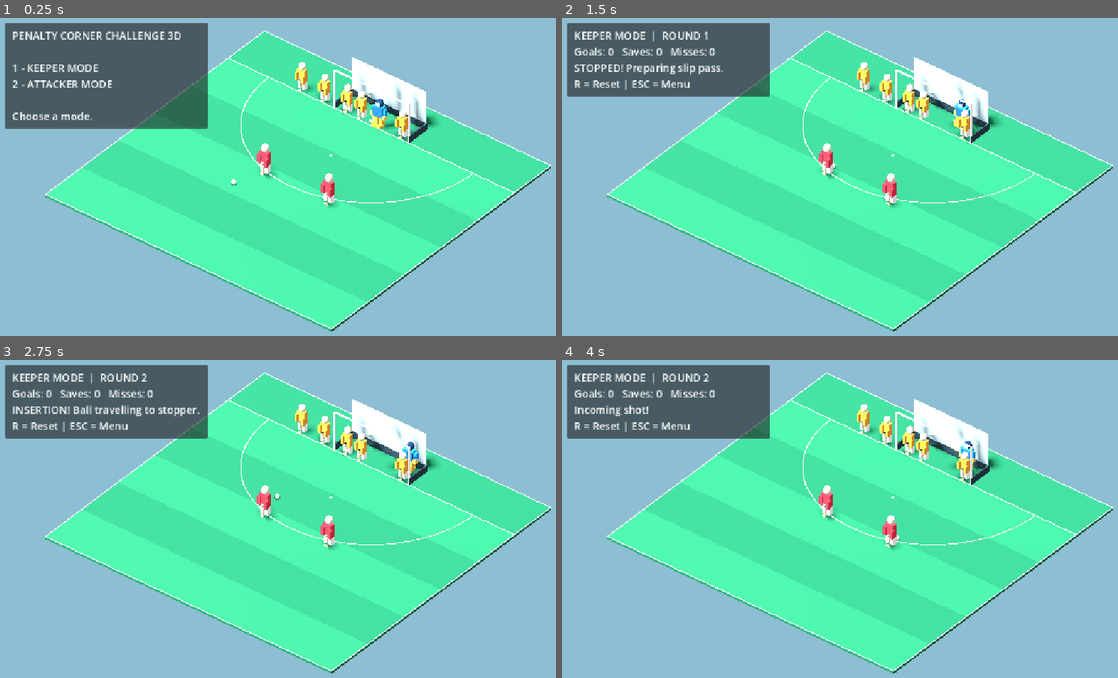
Above: before the commit, frames 1-4 (two rows, left to right).
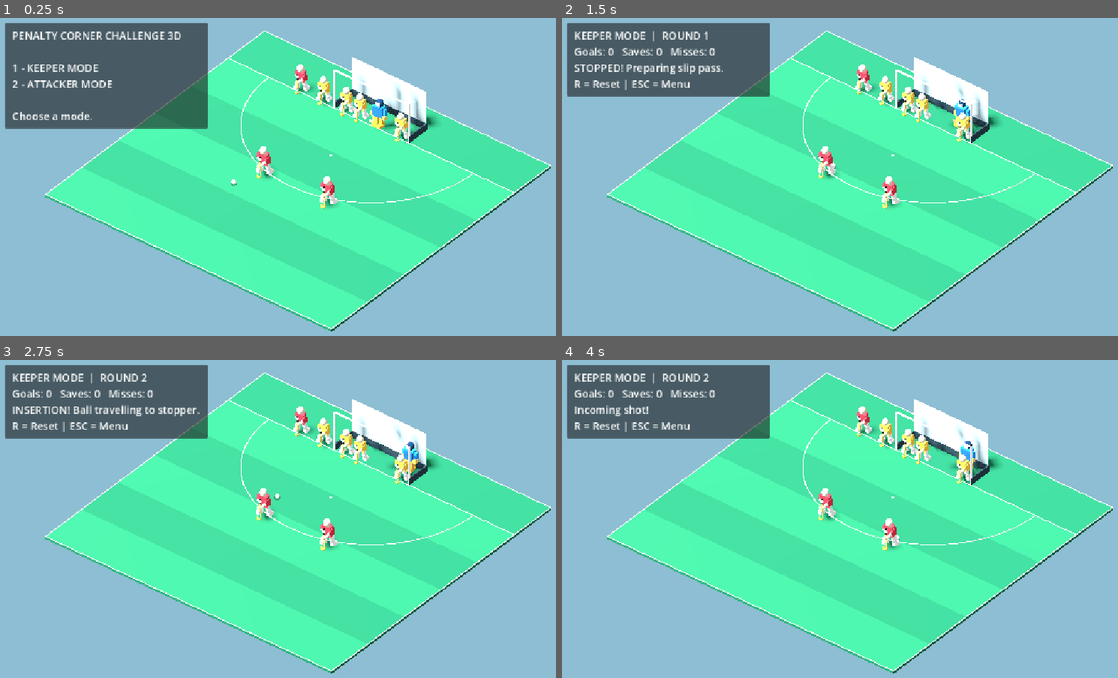
Above: after the commit, the same moments.

Repository: affarf/penalty-corner-challenge-3d
Game: Godot game, scene res://scenes/main_3d.tscn
Two runs of this game, one before a commit and one after it. Both use one fixed random seed, a clock stepped at 60 frames per second and the inputs below.
Inputs:
- Up to frame 1 (0.25 s): no input
- Up to frame 2 (1.5 s): tap Enter at 0.5 s; hold D (move_right) 0.53-1.28 s; tap 1 at 0.6 s; tap Space at 0.77 s; hold S (move_down) from 1.28 s (still down); tap 2 at 1.35 s
- Up to frame 3 (2.75 s): tap Space at 1.52 s; release S (move_down) at 2.03 s; hold D (move_right) from 2.03 s (still down); tap R at 2.1 s
- Up to frame 4 (4 s): release D (move_right) at 2.78 s; hold W (move_up) 2.78-3.53 s; tap E at 2.85 s; tap Space at 3.02, 3.77 s; hold A (move_left) from 3.53 s (still down); tap 3 at 3.6 s

The runs differ from the first frame. In frame 1, 1.1% of the frame differs, in the area x 46-74%, y 13-60%; in frame 2, 1.1%; in frame 3, 1.1%, in the area x 46-75%, y 13-60%; in frame 4, 1.1%.

Commit message:
Fix the stick handling position

Diff:
--- a/scenes/main_3d.tscn
+++ b/scenes/main_3d.tscn
@@ -19,12 +19,10 @@
 
 [node name="Attacker1" parent="." unique_id=359548197 instance=ExtResource("4_le0cj")]
 transform = Transform3D(1.1, 0, 0, 0, 1.1, 0, 0, 0, 1.1, -3, 0, -7.08)
-shirt_color = Color(0.8627451, 0.20784314, 0.27058825, 1)
 height_scale = 1.2
 
 [node name="Attacker2" parent="." unique_id=1811710993 instance=ExtResource("4_le0cj")]
 transform = Transform3D(1.1, 0, 0, 0, 1.1, 0, 0, 0, 1.1, 4, 0, -7.08)
-shirt_color = Color(0.8627451, 0.20784314, 0.27058825, 1)
 height_scale = 1.2
 
 [node name="Goalkeeper3D" parent="." unique_id=2044590347 instance=ExtResource("5_78blk")]
@@ -46,16 +44,20 @@
 
 [node name="Defender1" parent="." unique_id=1709637231 instance=ExtResource("4_le0cj")]
 transform = Transform3D(1, 0, 0, 0, 1, 0, 0, 0, 1, -1.5, 0, -18.5)
+shirt_color = Color(0.95686275, 0.77254903, 0.25882354, 1)
 height_scale = 1.2
 
 [node name="Defender2" parent="." unique_id=2130042826 instance=ExtResource("4_le0cj")]
 transform = Transform3D(1, 0, 0, 0, 1, 0, 0, 0, 1, 3, 0, -18.5)
+shirt_color = Color(0.95686275, 0.77254903, 0.25882354, 1)
 height_scale = 1.2
 
 [node name="Defender3" parent="." unique_id=660391153 instance=ExtResource("4_le0cj")]
 transform = Transform3D(1, 0, 0, 0, 1, 0, 0, 0, 1, -3, 0, -18.5)
+shirt_color = Color(0.95686275, 0.77254903, 0.25882354, 1)
 height_scale = 1.2
 
 [node name="Defender4" parent="." unique_id=810027603 instance=ExtResource("4_le0cj")]
 transform = Transform3D(1, 0, 0, 0, 1, 0, 0, 0, 1, -5.5, 0, -18.5)
+shirt_color = Color(0.95686275, 0.77254903, 0.25882354, 1)
 height_scale = 1.2
--- a/scripts/players/player_3d.gd
+++ b/scripts/players/player_3d.gd
@@ -1,17 +1,19 @@
 
 extends Node3D
 
-@export var shirt_color: Color = Color("#F59D38")
+@export var shirt_color: Color = Color("#DC3545")
 @export var is_goalkeeper: bool = false
-@export var height_scale: float = 1.12
+@export_range(0.8, 1.5, 0.02) var height_scale: float = 1.12
+
+@export_group("Hockey Pose")
+@export_range(0.0, 1.0, 0.05) var stance: float = 0.55
+@export var stick_color: Color = Color("#E9D448")
 
 var visual_root: Node3D
 
 
 func _ready() -> void:
 	build_player()
-	if visual_root != null:
-		visual_root.scale = Vector3(1.0, height_scale, 1.0)
 
 
 func make_material(color: Color) -> StandardMaterial3D:
@@ -29,13 +31,11 @@
 ) -> MeshInstance3D:
 	var instance := MeshInstance3D.new()
 	var mesh := BoxMesh.new()
-
 	mesh.size = size
+
 	instance.mesh = mesh
 	instance.position = pos
 	instance.material_override = make_material(color)
-	instance.cast_shadow = GeometryInstance3D.SHADOW_CASTING_SETTING_ON
-
 	parent.add_child(instance)
 	return instance
 
@@ -48,183 +48,245 @@
 ) -> MeshInstance3D:
 	var instance := MeshInstance3D.new()
 	var mesh := SphereMesh.new()
-
 	mesh.radius = radius
 	mesh.height = radius * 2.0
 
 	instance.mesh = mesh
 	instance.position = pos
 	instance.material_override = make_material(color)
-
 	parent.add_child(instance)
 	return instance
+
+
+# Build a rectangular limb connecting two actual points.
+func add_segment(
+	parent: Node3D,
+	from_point: Vector3,
+	to_point: Vector3,
+	thickness: float,
+	color: Color
+) -> void:
+	var direction: Vector3 = to_point - from_point
+	var length: float = direction.length()
+
+	if length < 0.001:
+		return
+
+	var segment := add_box(
+		parent,
+		(from_point + to_point) * 0.5,
+		Vector3(thickness, length, thickness),
+		color
+	)
+
+	segment.quaternion = Quaternion(
+		Vector3.UP,
+		direction.normalized()
+	)
 
 
 func build_player() -> void:
 	visual_root = Node3D.new()
 	visual_root.name = "Visuals"
 	add_child(visual_root)
-
-	# Reduce the oversized original model.
-	# Total model height is now roughly 1.75 units.
-	visual_root.scale = Vector3.ONE * 1
-
-	# Torso
-	add_box(
-		visual_root,
-		Vector3(0, 1.15, 0),
-		Vector3(0.8, 1.0, 0.48),
+	visual_root.scale = Vector3(
+		1.0,
+		height_scale,
+		1.0
+	)
+
+	var skin := Color("#E8D9BA")
+	var legs_color := Color("#F5F5F5")
+	var grip := Color("#22272B")
+
+	# We construct the player facing local +Z.
+	# Rotating the entire player keeps both hands on the stick.
+
+	# Wider stance, with feet apart.
+	var left_foot := Vector3(-0.39, 0.14, 0.24)
+	var right_foot := Vector3(0.39, 0.14, -0.10)
+
+	add_box(
+		visual_root,
+		left_foot,
+		Vector3(0.34, 0.25, 0.52),
+		legs_color
+	)
+	add_box(
+		visual_root,
+		right_foot,
+		Vector3(0.34, 0.25, 0.52),
+		legs_color
+	)
+
+	# Legs lean into the stance.
+	var left_hip := Vector3(-0.23, 0.91, 0.0)
+	var right_hip := Vector3(0.23, 0.91, 0.0)
+
+	var left_knee := Vector3(-0.37, 0.52, 0.22)
+	var right_knee := Vector3(0.35, 0.53, 0.13)
+
+	for segment in [
+		[left_hip, left_knee],
+		[left_knee, left_foot],
+		[right_hip, right_knee],
+		[right_knee, right_foot]
+	]:
+		add_segment(
+			visual_root,
+			segment[0],
+			segment[1],
+			0.29,
+			legs_color
+		)
+
+	# Lean the torso forward.
+	var body_lean: float = stance * 0.34
+	var torso_root := Node3D.new()
+	torso_root.name = "Torso"
+	torso_root.position = Vector3(0, 1.17, 0.10)
+	torso_root.rotation.x = body_lean
+	visual_root.add_child(torso_root)
+
+	add_box(
+		torso_root,
+		Vector3.ZERO,
+		Vector3(0.82, 0.90, 0.48),
 		shirt_color
 	)
 
-	# Head / goalkeeper helmet
-	var head_color := Color("#E8D9BA")
-
-	if is_goalkeeper:
-		head_color = Color("#183E65")
-
-	add_sphere(
-		visual_root,
-		Vector3(0, 1.92, 0),
-		0.32,
-		head_color
-	)
-
-	# Legs or goalkeeper pads
-	var leg_color := Color("#F6F6F6")
-
-	if is_goalkeeper:
-		leg_color = Color("#E5AA3B")
-
-	for x in [-0.23, 0.23]:
-		add_box(
-			visual_root,
-			Vector3(x, 0.42, 0),
-			Vector3(0.30, 0.75, 0.36),
-			leg_color
-		)
-
-		# TWO-HANDED FIELD HOCKEY GRIP
-	# Local +Z is the front of the player.
-	# Both hands stay attached to the stick when rotated.
-
-	var stick_color := Color("#D8BB82")
-	var grip_color := Color("#242424")
-	var skin_color := Color("#E8D9BA")
-
-	# Arms extending forward
-	add_box(
-		visual_root,
-		Vector3(-0.36, 1.12, 0.28),
-		Vector3(0.25, 0.64, 0.28),
+	add_sphere(
+		torso_root,
+		Vector3(0, 0.69, 0.03),
+		0.30,
+		skin
+	)
+
+	# Stick occupies the space in front of the player.
+	# Left hand high, right hand lower.
+	var upper_hand := Vector3(-0.10, 1.17, 0.52)
+	var lower_hand := Vector3(0.14, 0.89, 0.66)
+	var stick_heel := Vector3(0.32, 0.13, 0.96)
+
+	# Main shaft: diagonally forward, not vertical.
+	var stick_top := upper_hand + Vector3(
+		-0.10, 0.19, -0.07
+	)
+
+	add_segment(
+		visual_root,
+		stick_top,
+		stick_heel,
+		0.095,
+		stick_color
+	)
+
+	# Black wrapped grip at the upper portion.
+	var grip_end := stick_top.lerp(
+		stick_heel,
+		0.30
+	)
+
+	add_segment(
+		visual_root,
+		stick_top,
+		grip_end,
+		0.105,
+		grip
+	)
+
+	# Hooked head close to the ground.
+	var hook_middle := stick_heel + Vector3(
+		-0.12, -0.025, 0.06
+	)
+	var hook_tip := stick_heel + Vector3(
+		-0.27, 0.09, 0.09
+	)
+
+	add_segment(
+		visual_root,
+		stick_heel,
+		hook_middle,
+		0.14,
+		stick_color
+	)
+
+	add_segment(
+		visual_root,
+		hook_middle,
+		hook_tip,
+		0.13,
+		stick_color
+	)
+
+	add_sphere(
+		visual_root,
+		hook_tip,
+		0.065,
+		stick_color
+	)
+
+	# Hands are directly positioned on the shaft.
+	add_sphere(
+		visual_root,
+		upper_hand,
+		0.13,
+		skin
+	)
+	add_sphere(
+		visual_root,
+		lower_hand,
+		0.13,
+		skin
+	)
+
+	# Arms connect the shoulders to the hands.
+	var left_shoulder := Vector3(-0.45, 1.43, 0.14)
+	var right_shoulder := Vector3(0.45, 1.43, 0.14)
+
+	var left_elbow := Vector3(-0.45, 1.17, 0.36)
+	var right_elbow := Vector3(0.40, 1.13, 0.44)
+
+	add_segment(
+		visual_root,
+		left_shoulder,
+		left_elbow,
+		0.23,
 		shirt_color
 	)
-
-	add_box(
-		visual_root,
-		Vector3(0.36, 1.00, 0.30),
-		Vector3(0.25, 0.64, 0.28),
+	add_segment(
+		visual_root,
+		left_elbow,
+		upper_hand,
+		0.19,
+		skin
+	)
+
+	add_segment(
+		visual_root,
+		right_shoulder,
+		right_elbow,
+		0.23,
 		shirt_color
 	)
-
-	# Stick shaft: positioned between both hands
-	var stick_pivot := Node3D.new()
-	stick_pivot.name = "HockeyStick"
-	stick_pivot.position = Vector3(0.05, 1.0, 0.42)
-	stick_pivot.rotation.z = 0.13
-	visual_root.add_child(stick_pivot)
-
-	add_box(
-		stick_pivot,
-		Vector3(0, -0.47, 0),
-		Vector3(0.075, 1.00, 0.085),
-		stick_color
-	)
-
-	# Upper grip
-	add_box(
-		stick_pivot,
-		Vector3(0, -0.12, 0),
-		Vector3(0.095, 0.26, 0.11),
-		grip_color
-	)
-
-	# Hooked head
-	add_box(
-		stick_pivot,
-		Vector3(-0.14, -0.93, 0),
-		Vector3(0.34, 0.12, 0.14),
-		stick_color
-	)
-
-	add_sphere(
-		stick_pivot,
-		Vector3(-0.29, -0.93, 0),
-		0.07,
-		stick_color
-	)
-
-	# Left hand at the top of the grip
-	add_box(
-		stick_pivot,
-		Vector3(0, -0.12, 0.02),
-		Vector3(0.20, 0.16, 0.20),
-		skin_color
-	)
-
-	# Right hand lower on the shaft
-	add_box(
-		stick_pivot,
-		Vector3(0, -0.42, 0.02),
-		Vector3(0.20, 0.16, 0.20),
-		skin_color
-	)
-
+	add_segment(
+		visual_root,
+		right_elbow,
+		lower_hand,
+		0.19,
+		skin
+	)
 
 	if is_goalkeeper:
 		add_keeper_equipment()
 
 
 func add_keeper_equipment() -> void:
-	var pad_color := Color("#E5AA3B")
-	var glove_color := Color("#F3C75B")
-
-	# Chest protector
-	add_box(
-		visual_root,
-		Vector3(0, 1.16, 0.27),
-		Vector3(0.84, 0.85, 0.18),
+	# Compatibility for a generic goalkeeper model.
+	# Your dedicated goalkeeper scene uses its own rig.
+	add_box(
+		visual_root,
+		Vector3(0, 1.20, 0.34),
+		Vector3(0.86, 0.76, 0.13),
 		Color("#226AA4")
 	)
-
-	# Kickers
-	for x in [-0.23, 0.23]:
-		add_box(
-			visual_root,
-			Vector3(x, 0.13, 0.18),
-			Vector3(0.38, 0.25, 0.62),
-			pad_color
-		)
-
-	# Gloves
-	add_box(
-		visual_root,
-		Vector3(-0.59, 0.90, 0.15),
-		Vector3(0.32, 0.33, 0.34),
-		glove_color
-	)
-
-	add_box(
-		visual_root,
-		Vector3(0.59, 0.90, 0.15),
-		Vector3(0.36, 0.36, 0.40),
-		glove_color
-	)
-
-	# Helmet visor
-	add_box(
-		visual_root,
-		Vector3(0, 1.95, 0.29),
-		Vector3(0.42, 0.18, 0.07),
-		Color("#111827")
-	)
